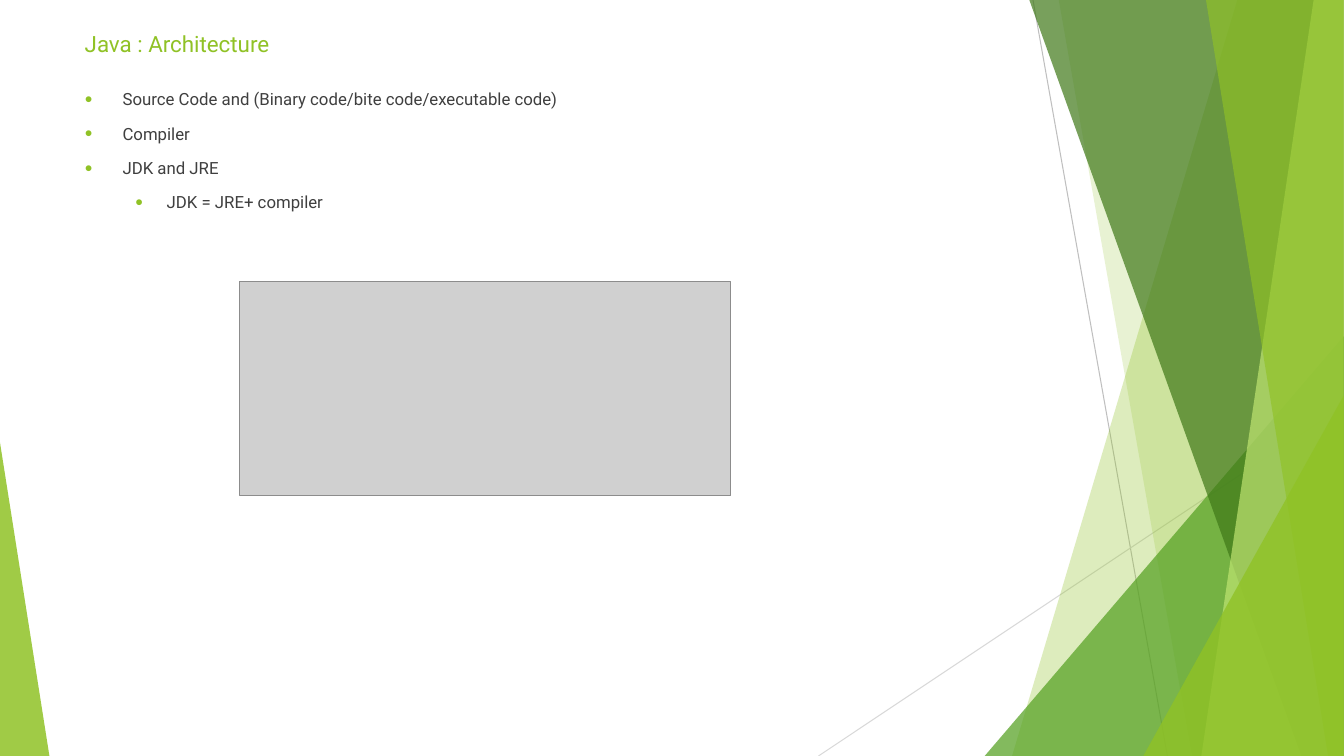
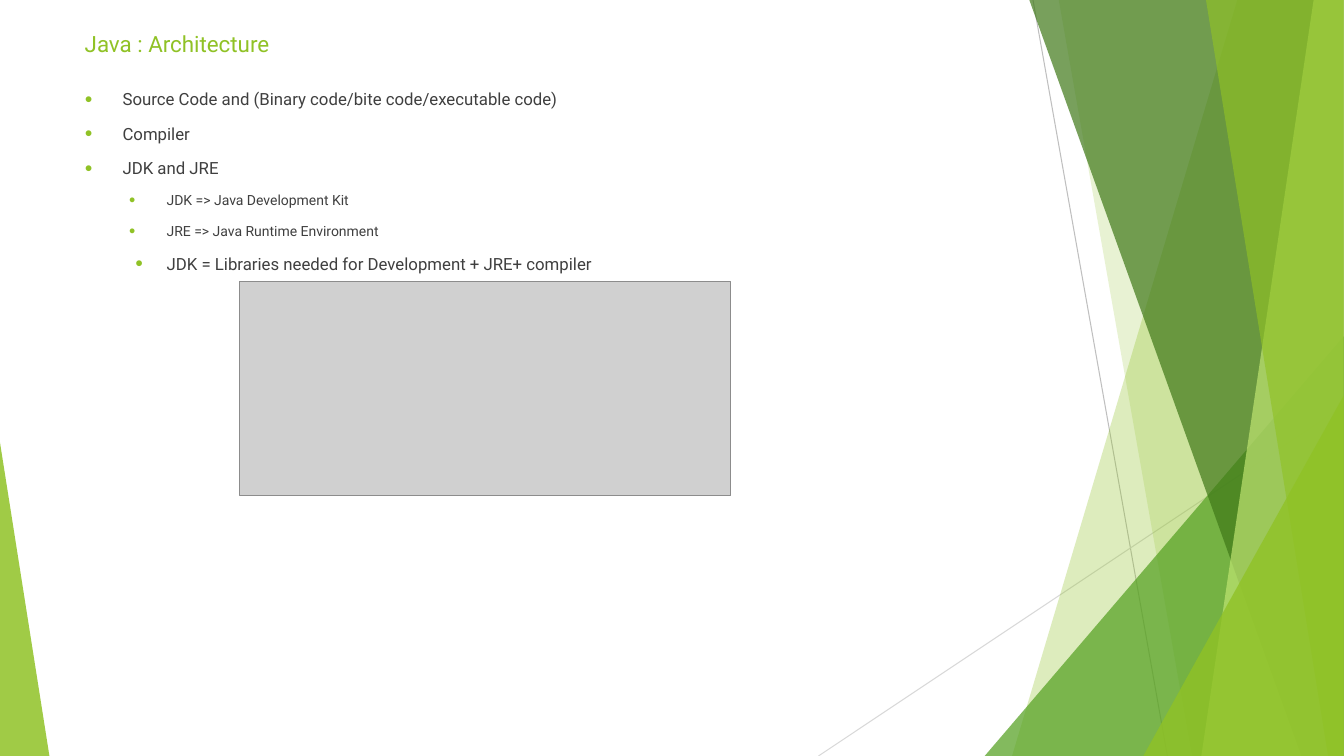
Before and after one commit to sidissir/mk-java-training, a slide deck: slide 2 of AutomationPPT.pptx. Drawn at 1344x756 pixels with LibreOffice and Linux fonts; fonts in the diff are those of the drawing; grey boxes stand for pictures. Boxes give left, top, right and bottom in pixels: in the first picture for what was removed or moved away, otherwise in the second. Text is boxed around its words. In the diff, an @@ line names an element or a change of style, - is before the commit and + after.

```diff
--- a/AutomationPPT.pptx
+++ b/AutomationPPT.pptx
@@ text at [167,194,591,274]: text changed; size 12 to 10 pt @@
-  ● JDK = JRE+ compiler
+  ● JDK => Java Development Kit
+  ● JRE => Java Runtime Environment
+  ● JDK = Libraries needed for Development + JRE+ compiler
```
Also in this commit, not shown: 3 other slides changed, 1 slide removed.
